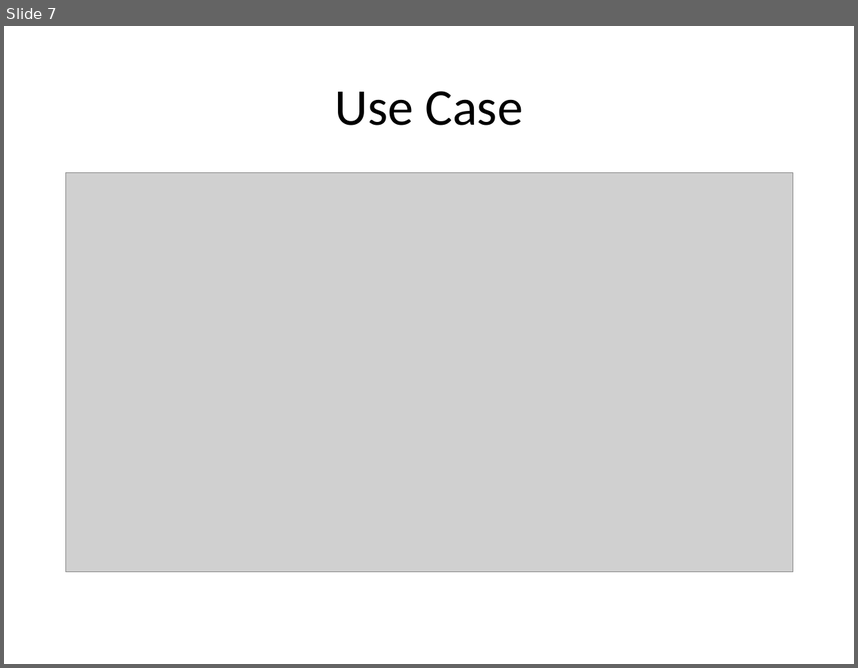
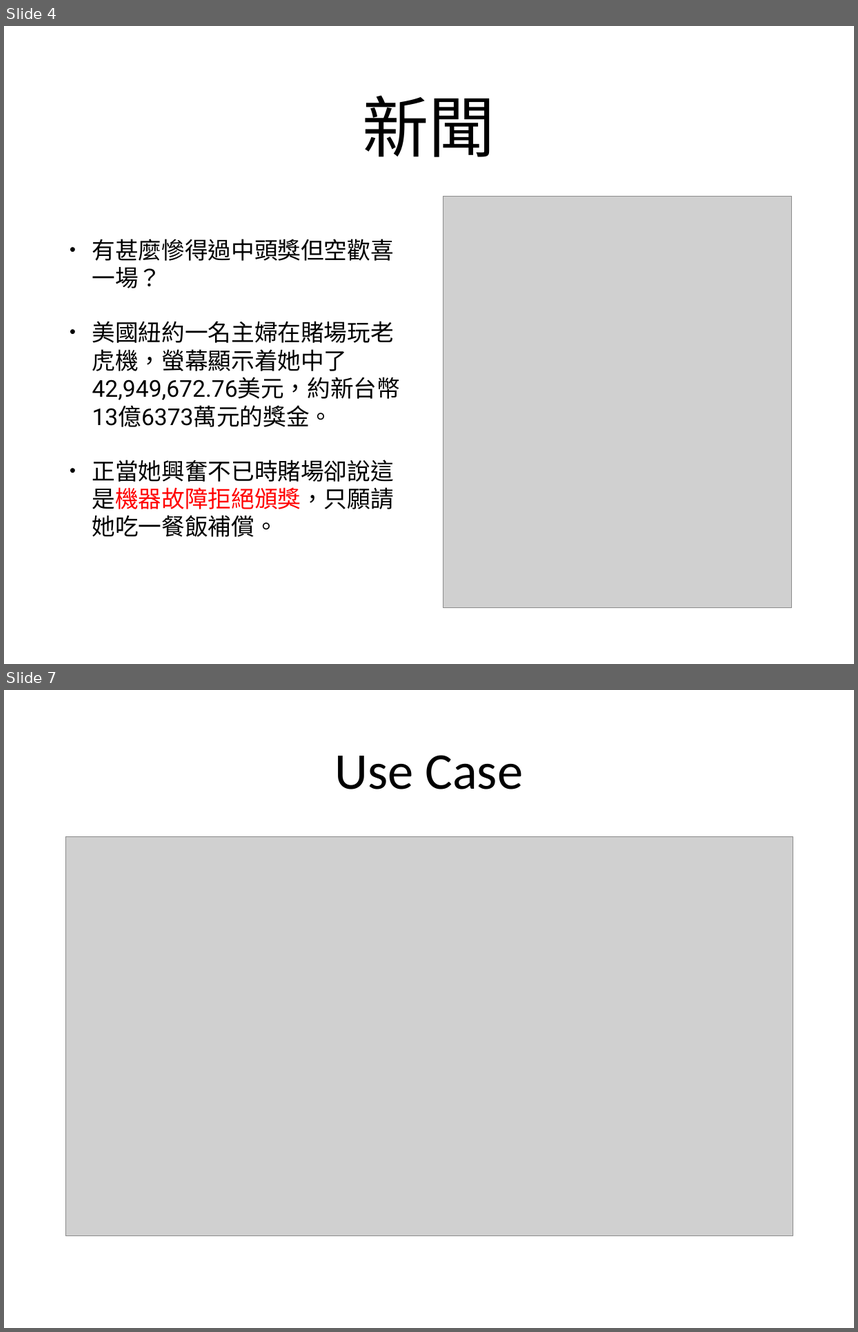
Before and after one commit to NCCU-Software-Engineering/Software-Engineering, a slide deck: Slide/軟體工程簡報_BlackJack.pptx. Shown one above the other, each under a label of ours: slide 7 before the commit, slides 4 and 7 after it; the slides between them are not shown. The pictures are 858x668 and 858x1332 pixels, drawn with LibreOffice and Linux fonts; fonts in the diff are those of the drawing; grey boxes stand for pictures. Boxes give left, top, right and bottom in pixels: in the first picture for what was removed or moved away, otherwise in the second. Text is boxed around its words. In the diff, an @@ line names an element or a change of style, - is before the commit and + after.

Commit message:
新增
新增新聞 開發資源

```diff
--- a/Slide/軟體工程簡報_BlackJack.pptx
+++ b/Slide/軟體工程簡報_BlackJack.pptx
@@ slide 4 added at (x1=4, y1=26, x2=854, y2=664), background #FFFFFF @@
@@ title added at (x1=363, y1=95, x2=495, y2=157), 80 pt, text #000000 @@
+新聞
@@ picture added at (x1=444, y1=196, x2=792, y2=608) @@
@@ text added at (x1=92, y1=239, x2=401, y2=537), 28 pt, text #000000 @@
+• 有甚麼慘得過中頭獎但空歡喜一場？
+• 美國紐約一名主婦在賭場玩老虎機，螢幕顯示着她中了42,949,672.76美元，約新台幣13億6373萬元的獎金。
+• 正當她興奮不已時賭場卻說這是機器故障拒絕頒獎，只願請她吃一餐飯補償。
```
Also in this commit, not shown: 4 slides changed, 2 other slides added, 3 slides removed, 1 other file.
